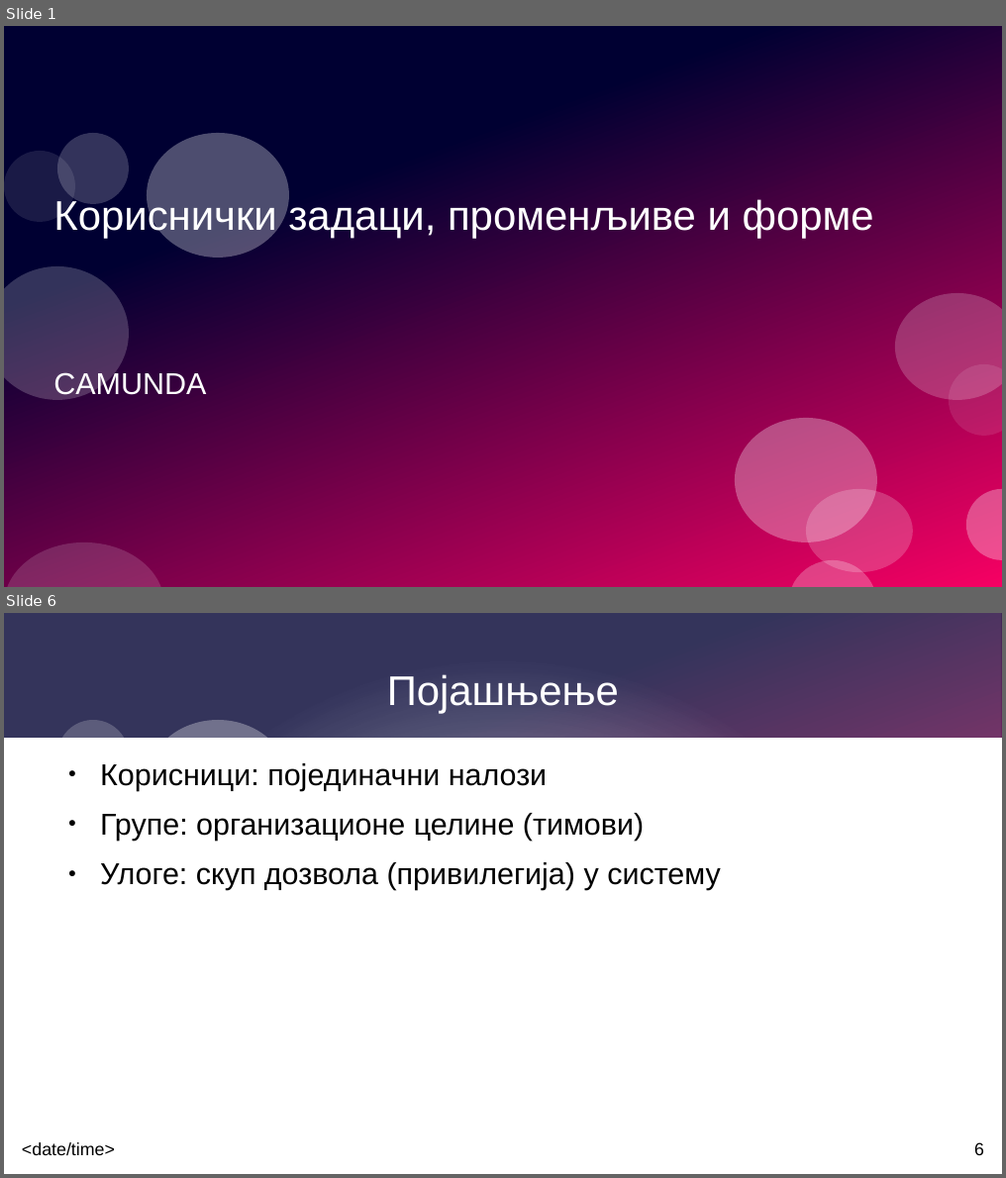
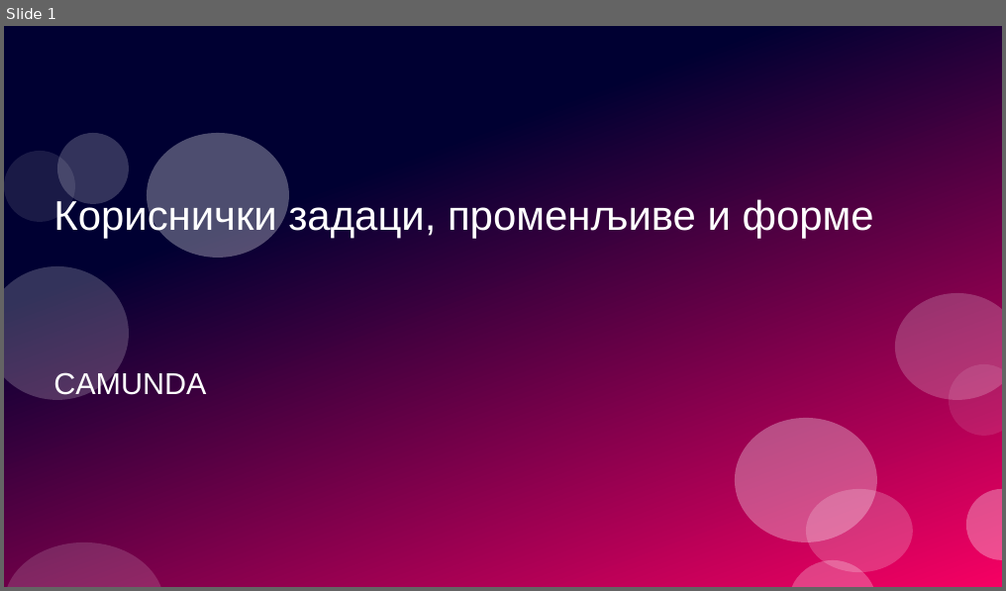
Before and after one commit to balsa-sarenac/upp, a slide deck: 2026-2027/vjezbe/class4/vezbe4.odp. Shown one above the other, each under a label of ours: slides 1 and 6 before the commit, slide 1 after it; the slides between them are not shown. The pictures are 1006x1178 and 1006x591 pixels, drawn with LibreOffice and Linux fonts; fonts in the diff are those of the drawing. Boxes give left, top, right and bottom in pixels: in the first picture for what was removed or moved away, otherwise in the second. Text is boxed around its words. In the diff, an @@ line names an element or a change of style, - is before the commit and + after.

```diff
--- a/2026-2027/vjezbe/class4/vezbe4.odp
+++ b/2026-2027/vjezbe/class4/vezbe4.odp
@@ slide 6 removed at box(4, 613, 1002, 1174), background #FFFFFF; not listed: 4 template elements that a slide beside it also shows @@
@@ rectangle removed at box(4, 613, 1002, 1174) @@
@@ title removed at box(387, 674, 619, 713) @@
-Појашњење
@@ ellipse removed at box(148, 720, 289, 845) @@
@@ rectangle removed at box(4, 738, 1002, 1174) @@
@@ text removed at box(100, 763, 721, 890) @@
-● Корисници: појединачни налози
-● Групе: организационе целине (тимови)
-● Улоге: скуп дозвола (привилегија) у систему
@@ text removed at box(22, 1143, 115, 1157) @@
-<date/time>
@@ page number removed at box(974, 1143, 984, 1156) @@
-6
```
Also in this commit, not shown: 1 slide changed, 4 slides added, 1 other file.
